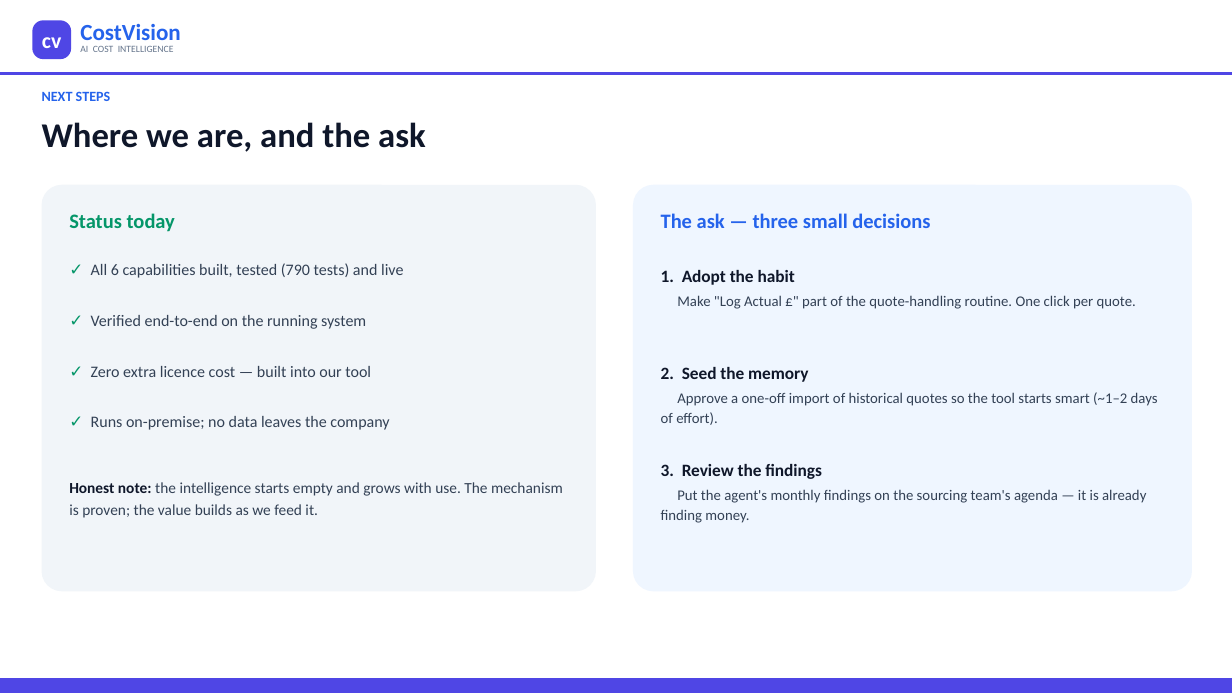
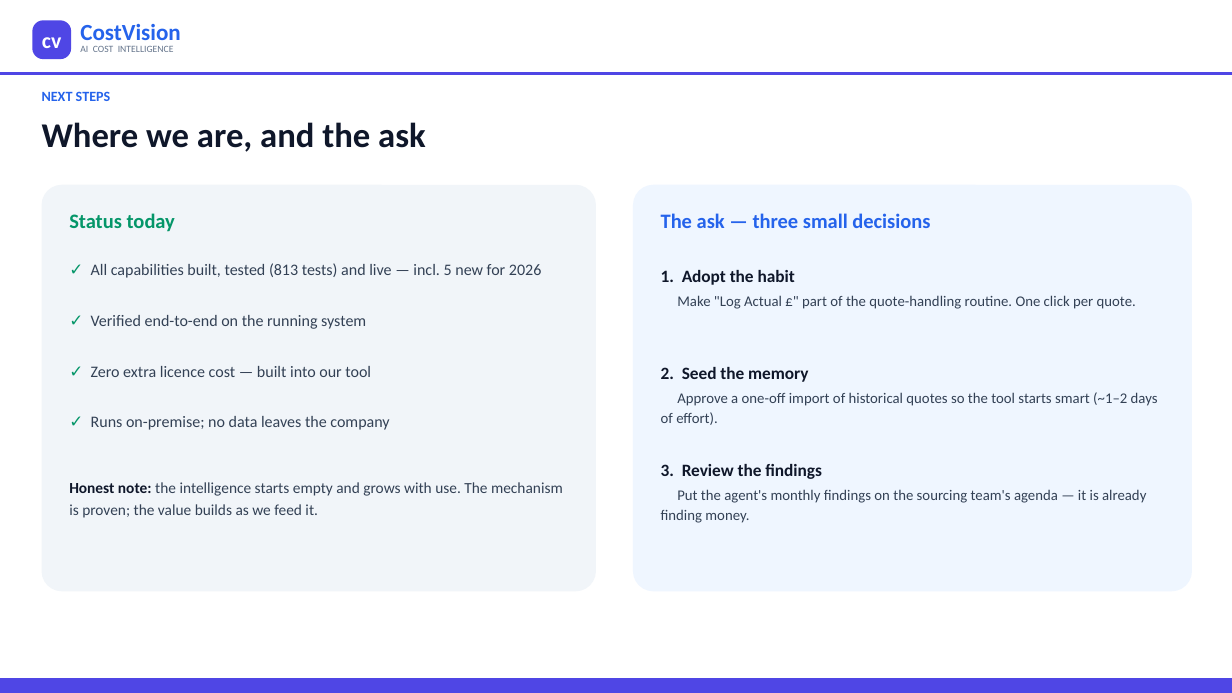
Before and after one commit to bhosaleavinash546/leamington-marathi, a slide deck: slide 19 of CostVision-Agentic-AI-Management-Presentation.pptx (slide 14 before the commit). Drawn at 1232x693 pixels with LibreOffice and Linux fonts; fonts in the diff are those of the drawing. Boxes give left, top, right and bottom in pixels: in the first picture for what was removed or moved away, otherwise in the second. Text is boxed around its words. In the diff, an @@ line names an element or a change of style, - is before the commit and + after.

```diff
--- a/CostVision-Agentic-AI-Management-Presentation.pptx
+++ b/CostVision-Agentic-AI-Management-Presentation.pptx
@@ text at (91,263,541,278): text changed @@
-✓ All 6 capabilities built, tested (790 tests) and live
+✓ All capabilities built, tested (813 tests) and live — incl. 5 new for 2026
```
Also in this commit, not shown: 1 other slide changed, 5 slides added, 5 other files.
